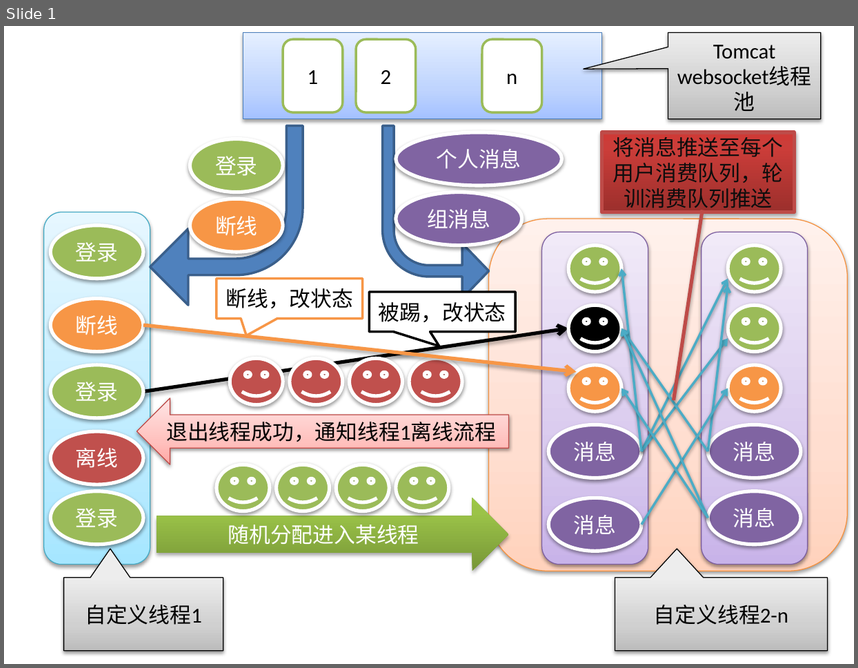
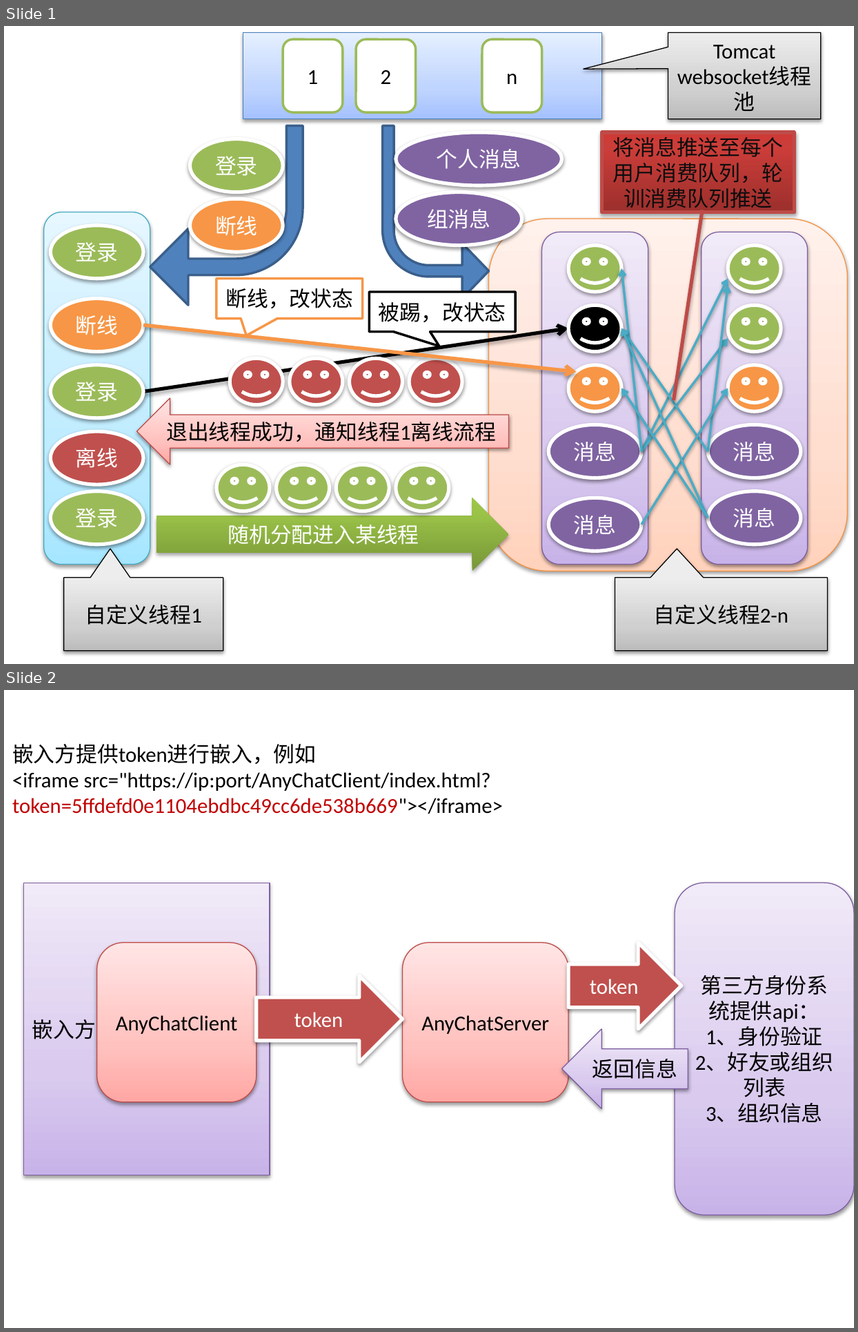
Before and after one commit to dianbaer/anychat, a slide deck: anychat.pptx. Shown one above the other, each under a label of ours: slide 1 before the commit, slides 1 and 2 after it. The pictures are 858x668 and 858x1332 pixels, drawn with LibreOffice and Linux fonts; fonts in the diff are those of the drawing. Boxes give left, top, right and bottom in pixels: in the first picture for what was removed or moved away, otherwise in the second. Text is boxed around its words. In the diff, an @@ line names an element or a change of style, - is before the commit and + after.

```diff
--- a/anychat.pptx
+++ b/anychat.pptx
@@ slide 2 added at [4,690,854,1328], background #FFFFFF @@
@@ text added at [12,744,503,814], 18 pt, text #000000 @@
+嵌入方提供token进行嵌入，例如
+<iframe src="https://ip:port/AnyChatClient/index.html?token=5ffdefd0e1104ebdbc49cc6de538b669"></iframe>
@@ rectangle added at [23,883,269,1175], fill gradient #C9B5E8 to #D8CBEE to #F0EAF9, outline #7D60A0 0.75 pt, 18 pt, text #000000 @@
+嵌入方
@@ rounded rectangle added at [675,883,854,1215], fill gradient #C9B5E8 to #D8CBEE to #F0EAF9, outline #7D60A0 0.75 pt, 18 pt, text #000000 @@
+第三方身份系统提供api：
+1、身份验证
+2、好友或组织列表
+3、组织信息
@@ rounded rectangle added at [96,943,257,1103], fill gradient #FFA6A5 to #FFC0BF to #FFE7E7, outline #BF4C48 0.75 pt, 18 pt, text #000000 @@
+AnyChatClient
@@ rounded rectangle added at [403,943,568,1103], fill gradient #FFA6A5 to #FFC0BF to #FFE7E7, outline #BF4C48 0.75 pt, 18 pt, text #000000 @@
+AnyChatServer
@@ right arrow added at [568,943,682,1029], fill #C0504D, outline #FFFFFF 3 pt, 18 pt, text #FFFFFF @@
+token
@@ right arrow added at [257,976,403,1063], fill #C0504D, outline #FFFFFF 3 pt, 18 pt, text #FFFFFF @@
+token
@@ left arrow added at [562,1028,688,1108], fill gradient #C9B5E8 to #D8CBEE to #F0EAF9, outline #7D60A0 0.75 pt, 18 pt, text #000000 @@
+返回信息
```
Also in this commit, not shown: 2 other files.
